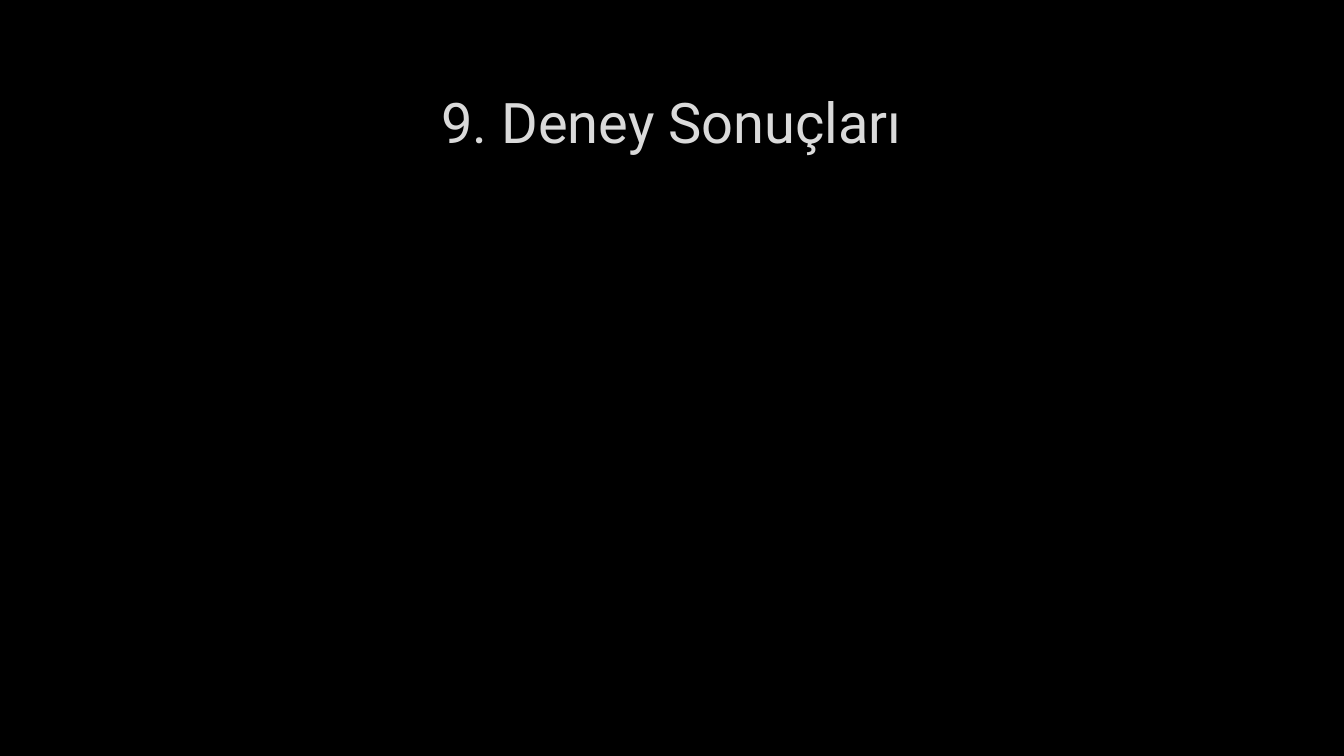
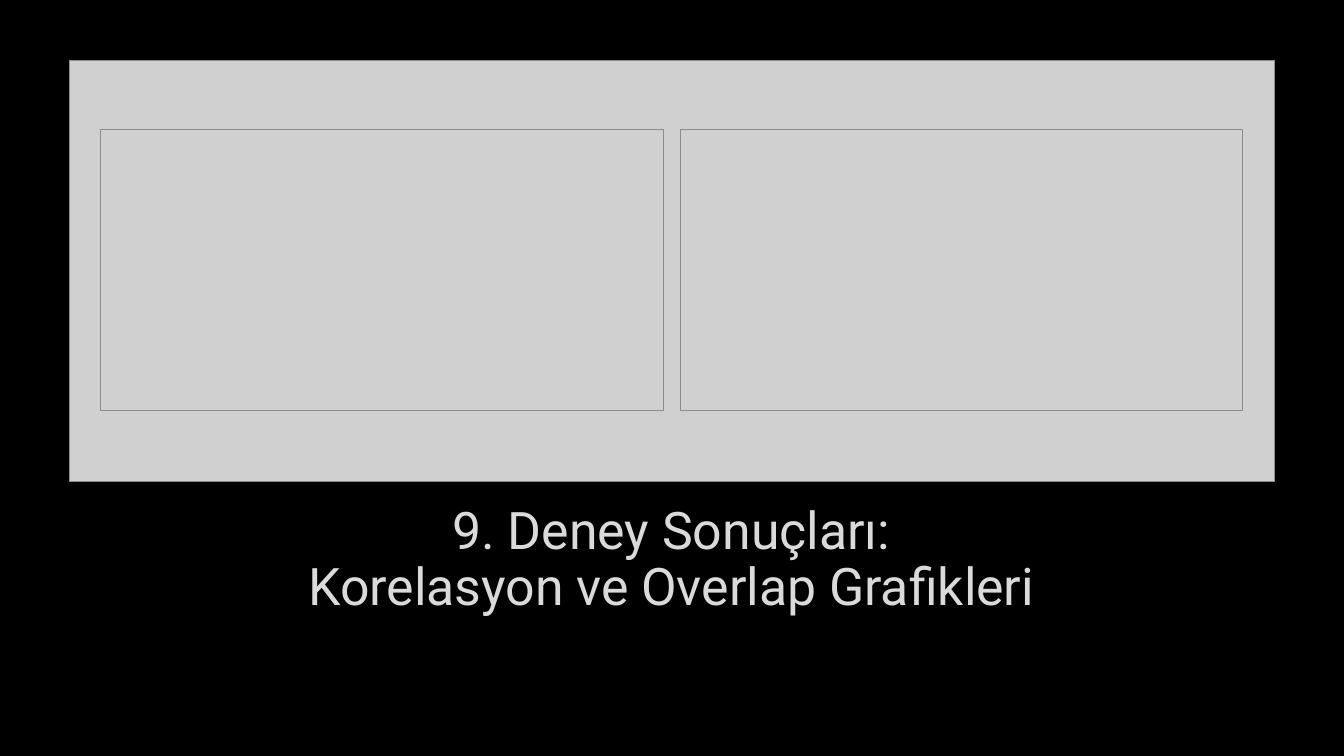
Before and after one commit to emirhanaydin60/FastCNN, a slide deck: slide 10 of other/sunum.pptx. Drawn at 1344x756 pixels with LibreOffice and Linux fonts; fonts in the diff are those of the drawing; grey boxes stand for pictures; background and template pictures are left out. Boxes give left, top, right and bottom in pixels: in the first picture for what was removed or moved away, otherwise in the second. Text is boxed around its words. In the diff, an @@ line names an element or a change of style, - is before the commit and + after.

Commit message:
Derive final ranking from histories; top3 overlap
Stop depending on results_ranked.json and instead compute the final ranking directly from model histories (min val per model). Replace the previous Spearman-based "correlation_top3" with a simpler top-3 overlap fraction and propagate that change through CSV, JSON, plotting and table-generation logic. Rename outputs (epoch_similarity.json -> epoch_analyzes.json, correlation_all.png -> correlation.png) and adjust defaults to avoid creating many intermediate files (skip writing results_ranked.json/epoch_rankings.json/epoch_rank_names_table.csv by default). Improve save_rank_names_table to accept final stats, produce a main epochs table image and a separate final-ranking image, and make small visual tweaks to the tables and plots. Remove obsolete files and update example result JSON accordingly.

```diff
--- a/other/sunum.pptx
+++ b/other/sunum.pptx
@@ picture added at box(70, 60, 1275, 481) @@
@@ picture added at box(101, 129, 663, 410) @@
@@ picture added at box(681, 129, 1243, 410) @@
@@ title "9. Deney Sonuçları: Korelasyon ve ..." at box(308, 510, 1034, 616): vertical alignment middle to bottom @@
@@ title at box(308, 510, 1034, 616): text changed; size 40 to 37 pt @@
-9. Deney Sonuçları
+9. Deney Sonuçları:
+Korelasyon ve Overlap Grafikleri
```
Also in this commit, not shown: 4 other slides changed, 1 slide added, 14 other files.
